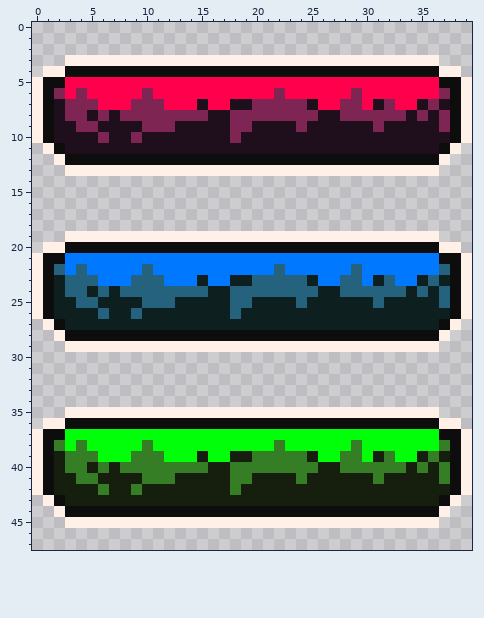
Pixel-art sprite -- fight-the-wizard/Assets/Sprites/platforms.png. The picture above is the old version.
The file is 40x48 pixels.
The result:
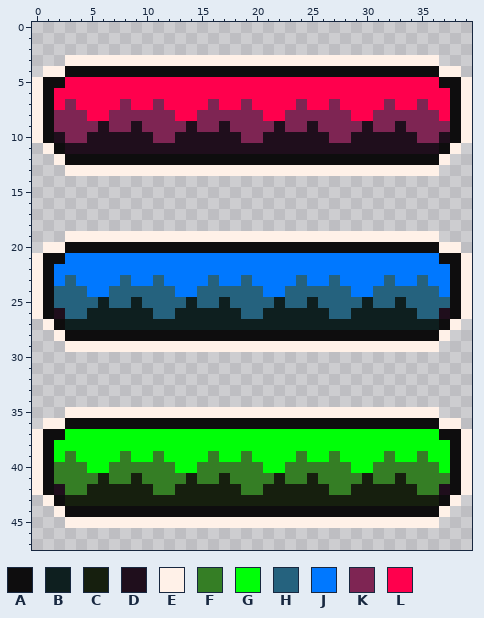
Palette (. is transparent): A #0e0d0e  B #0e1f1f  C #161f0e  D #1f0e1c  E #fff1e8  F #357e25  G #00ff08  H #25627e  J #0078ff  K #7e2553  L #ff004d
What changed:
Colour H becomes colour B in row 26 at x 6, 9 and 18.
Colour F becomes colour C in row 42 at x 6, 9 and 18.
Colour B becomes colour D in row 26 at x 2 and 37.
Colour C becomes colour D in row 42 at x 2 and 37.
Colour K becomes colour D in row 10 at x 6, 9 and 18.
Colour C becomes colour F in row 39 at x 19 and 35; in row 40 at x 2, 7, 16 to 17, 26 to 27, 34 and 36; in row 41 at x 2 to 3, 7 to 8, 13, 15 to 16, 20 to 21, 23, 26 to 29, 32 and 34 to 36; in row 42 at x 3 to 4, 11 to 12, 19 to 20, 27 to 28 and 35 to 36.
Colour G becomes colour F in row 39 at x 8, 16 and 27.
Colour C becomes colour G in row 39 at x 2, 15, 18, 25, 31 and 37; in row 40 at x 5.
Colour F becomes colour G in row 38 at x 2, 4, 10, 22, 29 and 37; in row 39 at x 4 to 5, 9 to 10, 20 to 23, 28 to 29 and 36; in row 40 at x 6, 13 to 14, 21 to 22, 29 to 30 and 37.
Colour B becomes colour H in row 23 at x 19 and 35; in row 24 at x 2, 7, 16 to 17, 26 to 27, 34 and 36; in row 25 at x 2 to 3, 7 to 8, 13, 15 to 16, 20 to 21, 23, 26 to 29, 32 and 34 to 36; in row 26 at x 3 to 4, 11 to 12, 19 to 20, 27 to 28 and 35 to 36.
Colour J becomes colour H in row 23 at x 8, 16 and 27.
Colour B becomes colour J in row 23 at x 2, 15, 18, 25, 31 and 37; in row 24 at x 5.
Colour H becomes colour J in row 22 at x 2, 4, 10, 22, 29 and 37; in row 23 at x 4 to 5, 9 to 10, 20 to 23, 28 to 29 and 36; in row 24 at x 6, 13 to 14, 21 to 22, 29 to 30 and 37.
Colour D becomes colour K in row 7 at x 19 and 35; in row 8 at x 2, 7, 16 to 17, 26 to 27, 34 and 36; in row 9 at x 2 to 3, 7 to 8, 13, 15 to 16, 20 to 21, 23, 26 to 29, 32 and 34 to 36; in row 10 at x 3 to 4, 11 to 12, 19 to 20, 27 to 28 and 35 to 36.
Colour L becomes colour K in row 7 at x 8, 16 and 27.
Colour D becomes colour L in row 7 at x 2, 15, 18, 25, 31 and 37; in row 8 at x 5.
Colour K becomes colour L in row 6 at x 2, 4, 10, 22, 29 and 37; in row 7 at x 4 to 5, 9 to 10, 20 to 23, 28 to 29 and 36; in row 8 at x 6, 13 to 14, 21 to 22, 29 to 30 and 37.
